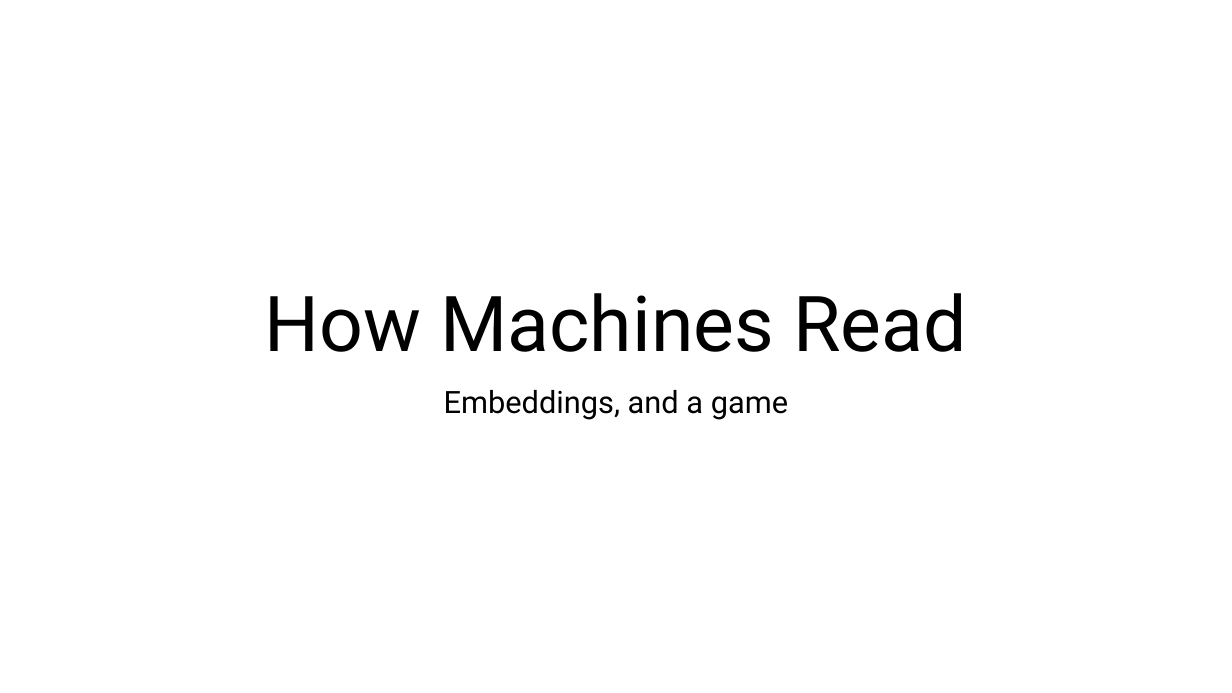
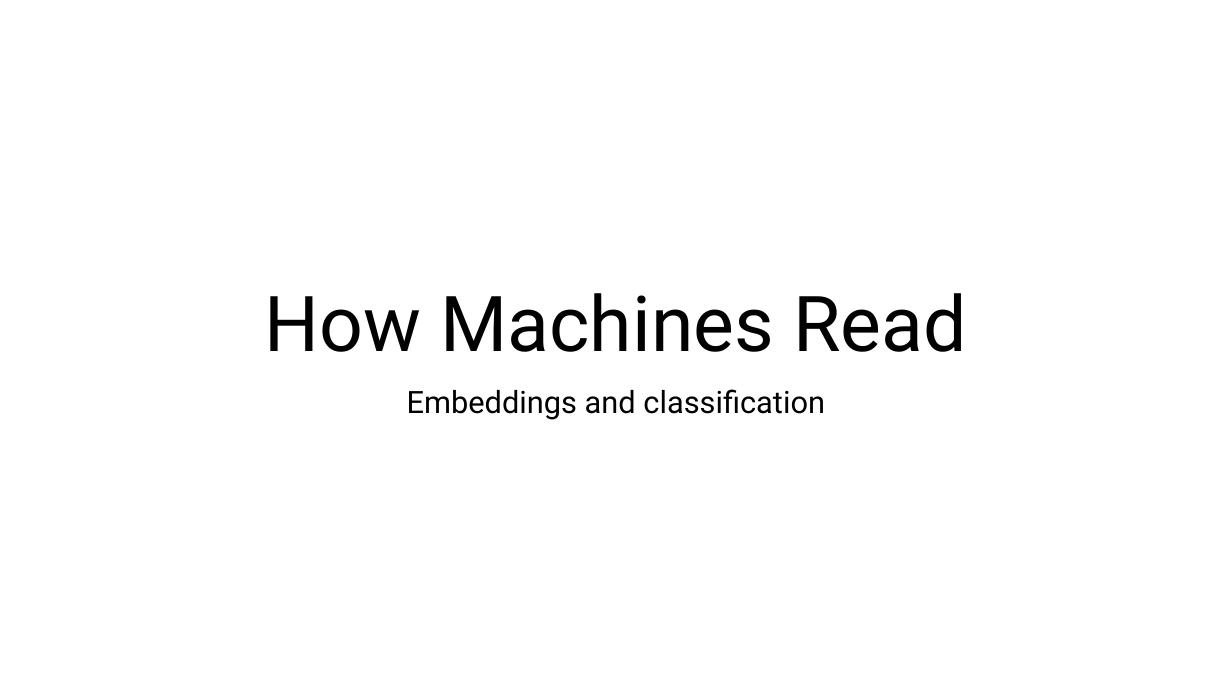
Before and after one commit to IslamTayeb/tzu-vs-taylor, a slide deck: slide 1 of slides/tzu_vs_taylor_lecture.pptx. Drawn at 1232x693 pixels with LibreOffice and Linux fonts; fonts in the diff are those of the drawing. Boxes give left, top, right and bottom in pixels: in the first picture for what was removed or moved away, otherwise in the second. Text is boxed around its words. In the diff, an @@ line names an element or a change of style, - is before the commit and + after.

```diff
--- a/slides/tzu_vs_taylor_lecture.pptx
+++ b/slides/tzu_vs_taylor_lecture.pptx
@@ subtitle at [407, 389, 825, 420]: text changed @@
-Embeddings, and a game
+Embeddings and classification
```
Also in this commit, not shown: 1 other file.
